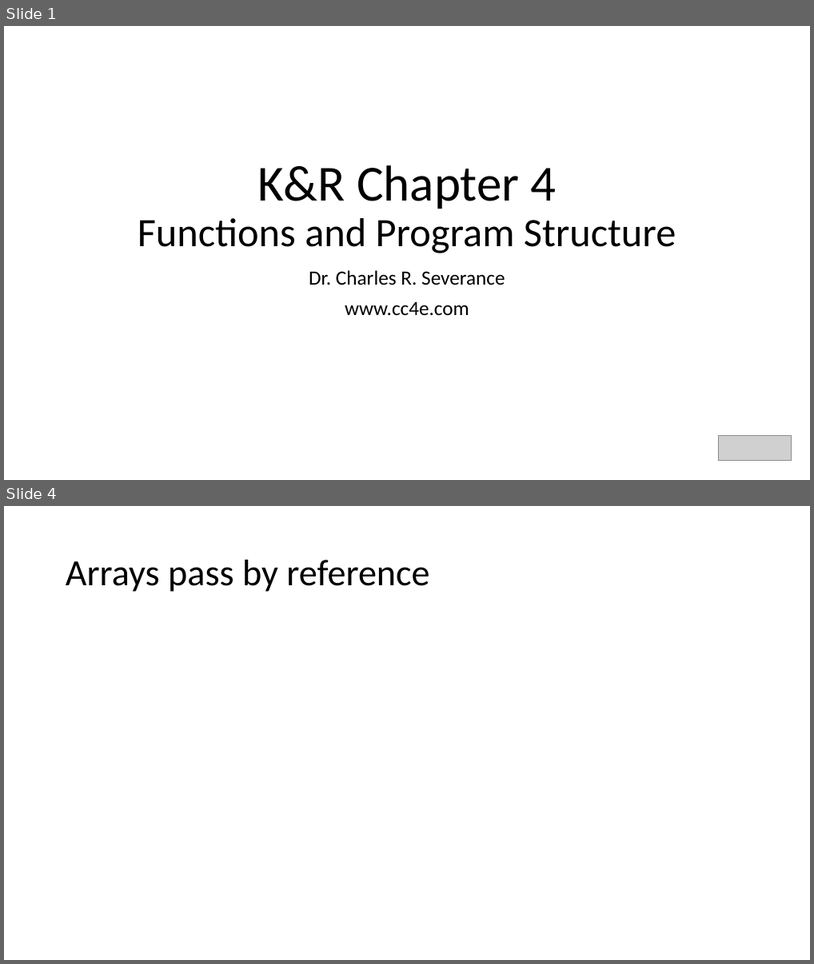
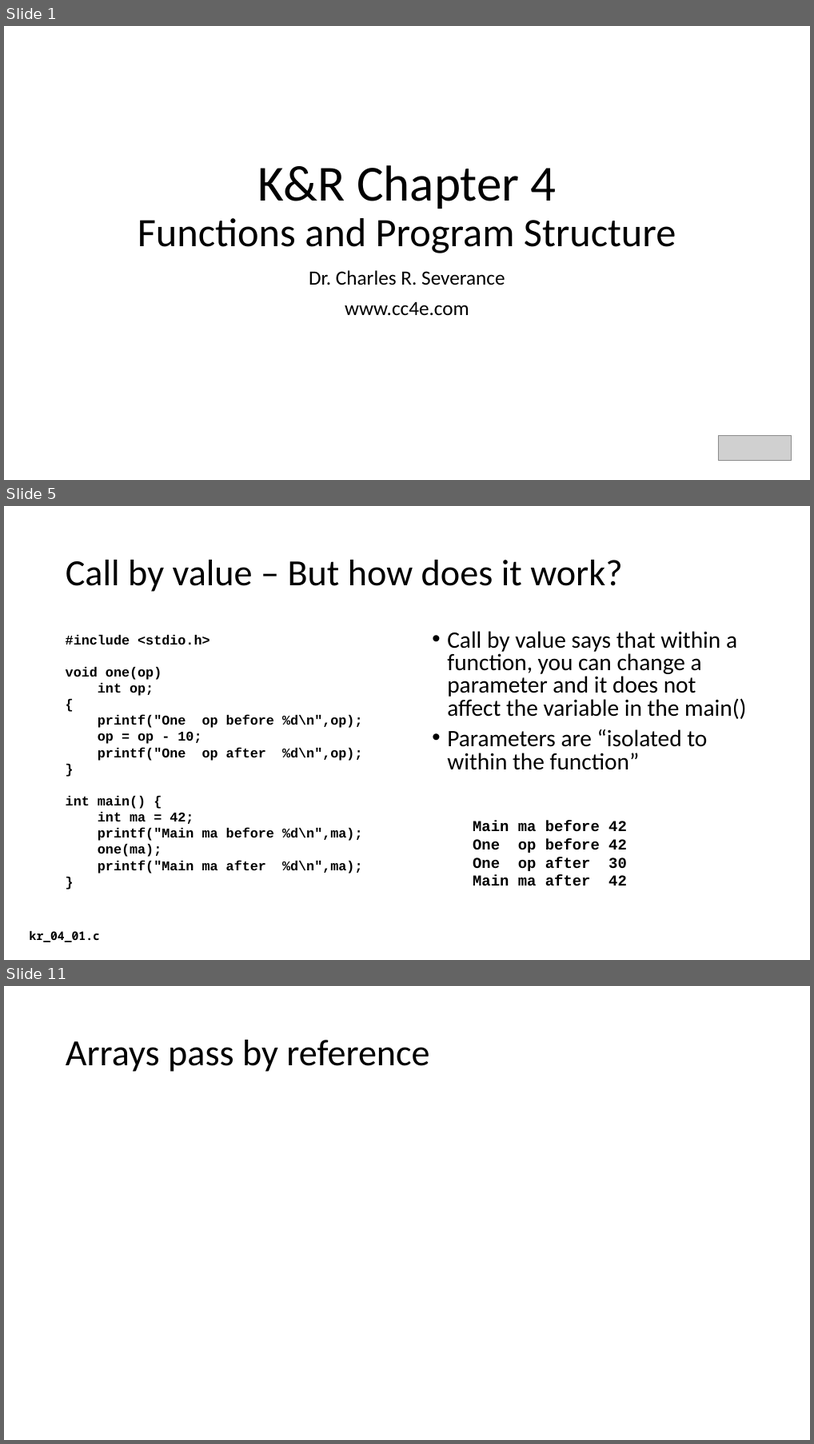
Before and after one commit to csev/cc4e, a slide deck: lectures/KR-4.pptx. Shown one above the other, each under a label of ours: slides 1 and 4 before the commit, slides 1, 5 and 11 after it; the slides between them are not shown. The pictures are 814x964 and 814x1444 pixels, drawn with LibreOffice and Linux fonts; fonts in the diff are those of the drawing; grey boxes stand for pictures. Boxes give left, top, right and bottom in pixels: in the first picture for what was removed or moved away, otherwise in the second. Text is boxed around its words. In the diff, an @@ line names an element or a change of style, - is before the commit and + after.

```diff
--- a/lectures/KR-4.pptx
+++ b/lectures/KR-4.pptx
@@ slide 5 added at [4,506,810,960], background #FFFFFF @@
@@ title added at [66,560,622,592], 44 pt, text #000000 @@
+Call by value – But how does it work?
@@ text added at [66,635,363,873], 16 pt, text #000000, bold @@
+#include <stdio.h>
+void one(op)
+int op;
+{
+printf("One op before %d\n",op);
+op = op - 10;
+printf("One op after %d\n",op);
+}
+int main() {
+int ma = 42;
+printf("Main ma before %d\n",ma);
+one(ma);
+printf("Main ma after %d\n",ma);
+}
@@ text added at [447,631,747,770], 28 pt, text #000000 @@
+• Call by value says that within a function, you can change a parameter and it does not affect the variable in the main()
+• Parameters are “isolated to within the function”
@@ text added at [473,820,627,886], 18 pt, text #000000, bold @@
+Main ma before 42
+One op before 42
+One op after 30
+Main ma after 42
@@ text added at [30,930,100,942], 14 pt, text #000000, bold @@
+kr_04_01.c
@@ what was slide 4 is now slide 11 @@
```
Also in this commit, not shown: 1 slide changed, 7 other slides added, 1 slide removed, 6 other files.
